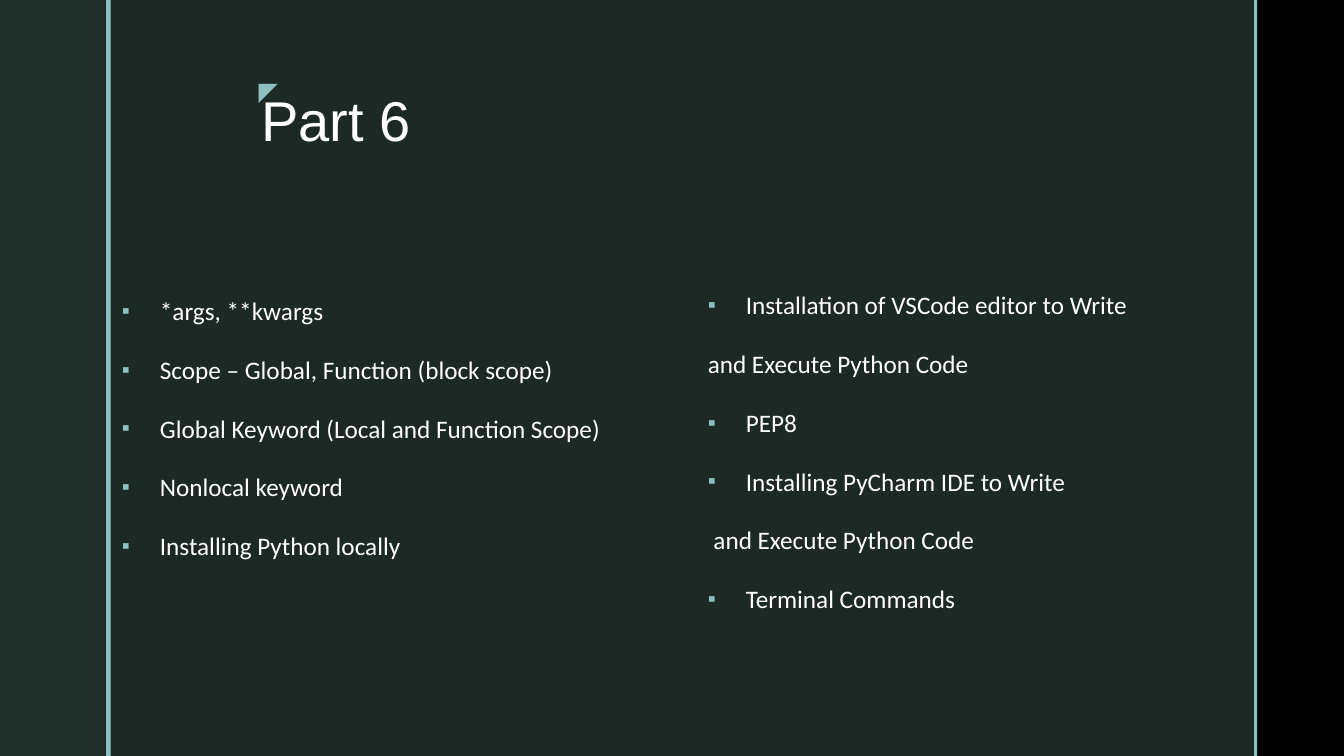
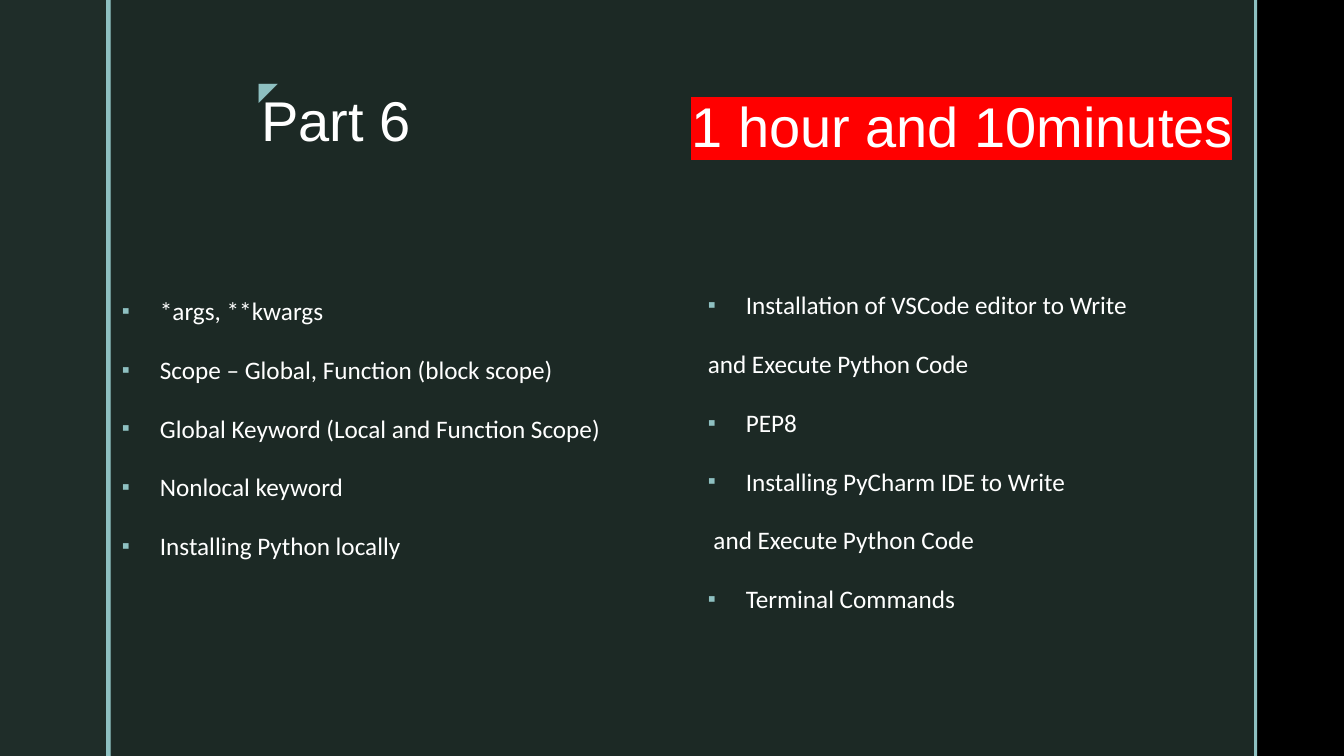
Before and after one commit to RickSekuloski/python_course_yt1, a slide deck: slide 8 of documents/lecture0.pptx. Drawn at 1344x756 pixels with LibreOffice and Linux fonts; fonts in the diff are those of the drawing; background and template pictures are left out. Boxes give left, top, right and bottom in pixels: in the first picture for what was removed or moved away, otherwise in the second. Text is boxed around its words. In the diff, an @@ line names an element or a change of style, - is before the commit and + after.

```diff
--- a/documents/lecture0.pptx
+++ b/documents/lecture0.pptx
@@ text added at <box>691,106,1232,148</box>, 40 pt, text #FFFFFF @@
+1 hour and 10minutes
```
Also in this commit, not shown: 3 other slides changed, 1 slide added.
